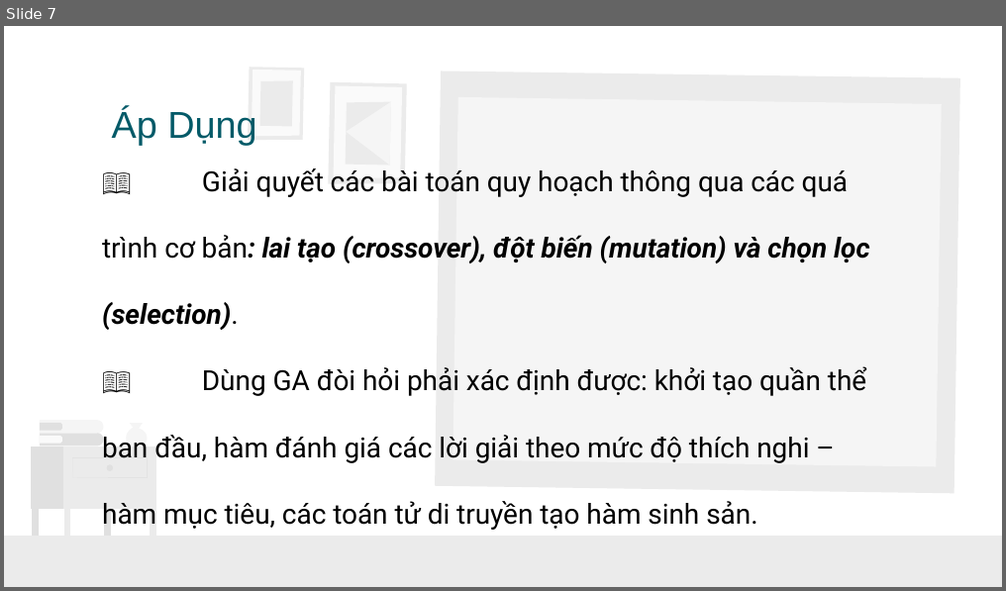
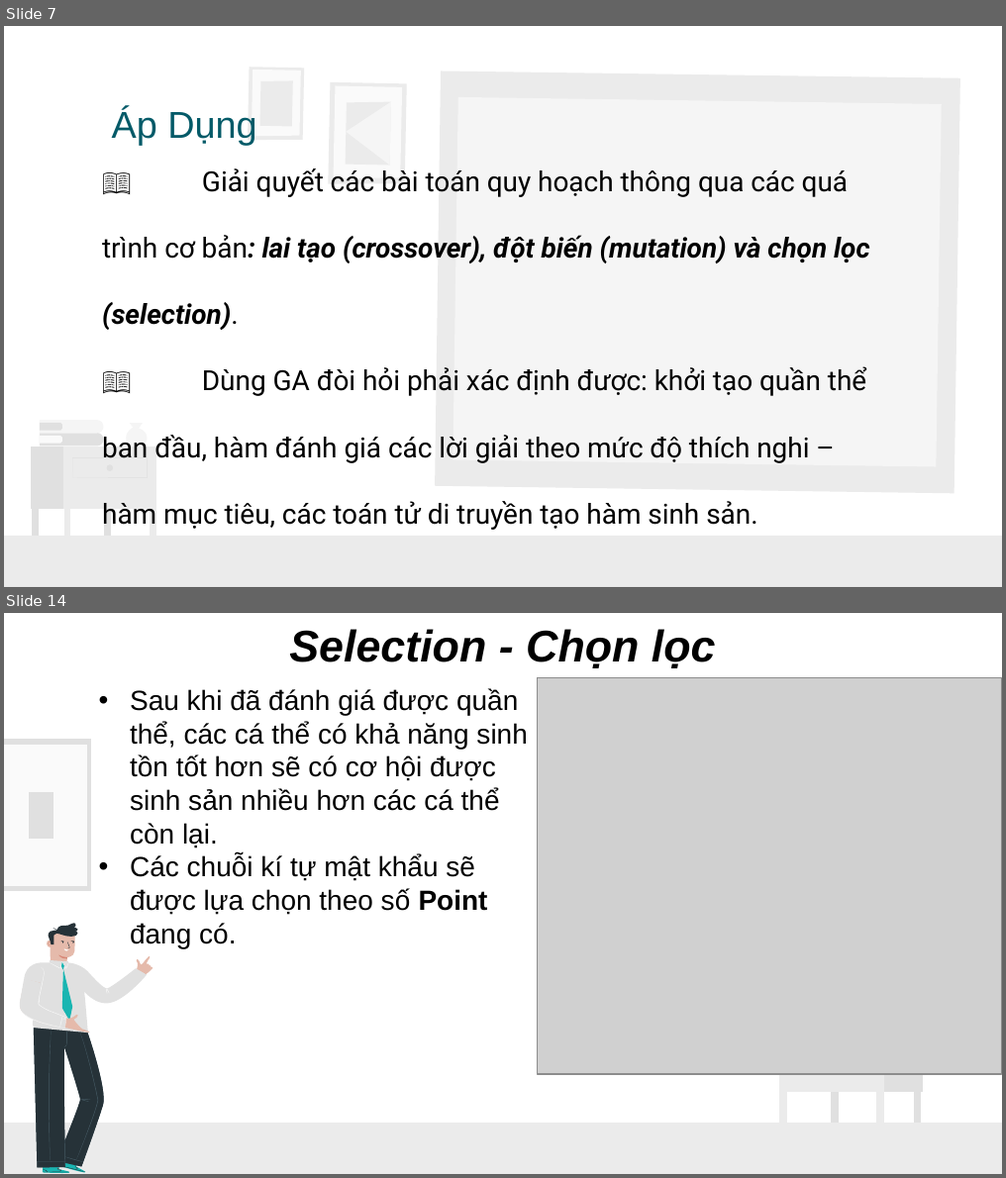
Before and after one commit to TooCuteToo/GiaiThuatTienHoa, a slide deck: ThuatTienHoa_I.pptx. Shown one above the other, each under a label of ours: slide 7 before the commit, slides 7 and 14 after it; the slides between them are not shown. The pictures are 1006x591 and 1006x1178 pixels, drawn with LibreOffice and Linux fonts; fonts in the diff are those of the drawing; grey boxes stand for pictures. Boxes give left, top, right and bottom in pixels: in the first picture for what was removed or moved away, otherwise in the second. Text is boxed around its words. In the diff, an @@ line names an element or a change of style, - is before the commit and + after.

```diff
--- a/ThuatTienHoa_I.pptx
+++ b/ThuatTienHoa_I.pptx
@@ slide 14 added at [4, 613, 1002, 1174], background #FFFFFF; not listed: 1 template element that a slide beside it also shows @@
@@ text added at [289, 629, 716, 668], 32 pt, text #000000, bold, italic @@
+Selection - Chọn lọc
@@ text added at [130, 688, 527, 949], 20 pt, text #000000 @@
+  • Sau khi đã đánh giá được quần thể, các cá thể có khả năng sinh tồn tốt hơn sẽ có cơ hội được sinh sản nhiều hơn các cá thể còn lại.
+  • Các chuỗi kí tự mật khẩu sẽ được lựa chọn theo số Point đang có.
@@ picture added at [537, 678, 1002, 1075] @@
@@ freeform shape added at [4, 739, 92, 891], fill #E0E0E0 @@
@@ freeform shape added at [4, 745, 87, 886], fill #FAFAFA @@
@@ freeform shape added at [29, 792, 54, 839], fill #E0E0E0 @@
@@ group added at [17, 923, 153, 1173]: 51 freeform shapes @@
@@ group added at [779, 1022, 922, 1124]: 6 freeform shapes @@
```
Also in this commit, not shown: 1 slide changed, 12 other slides added, 1 other file.
